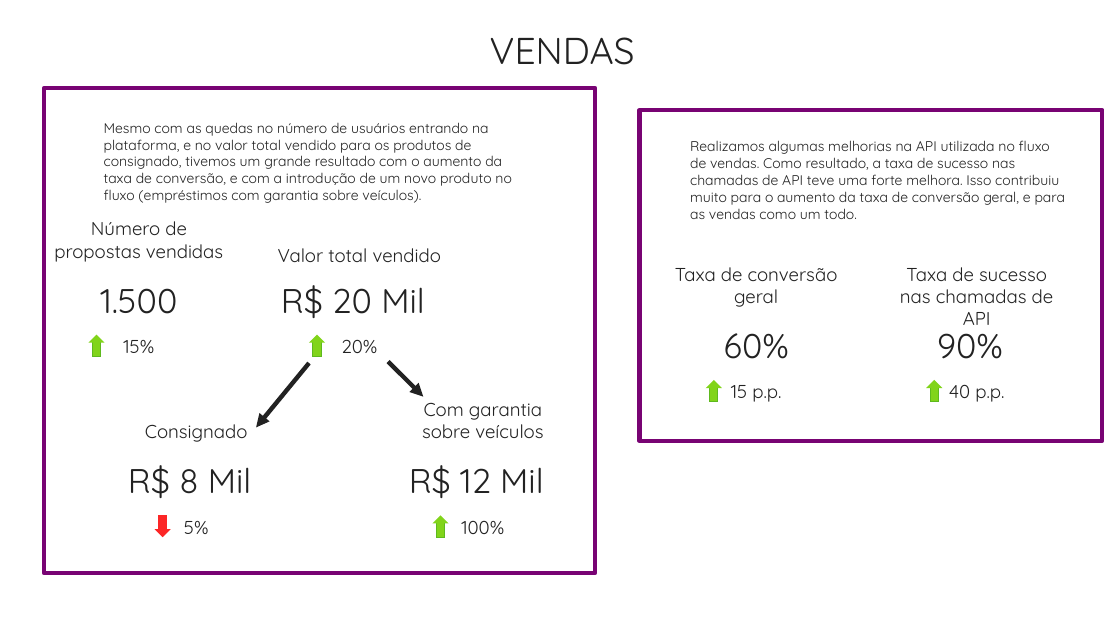
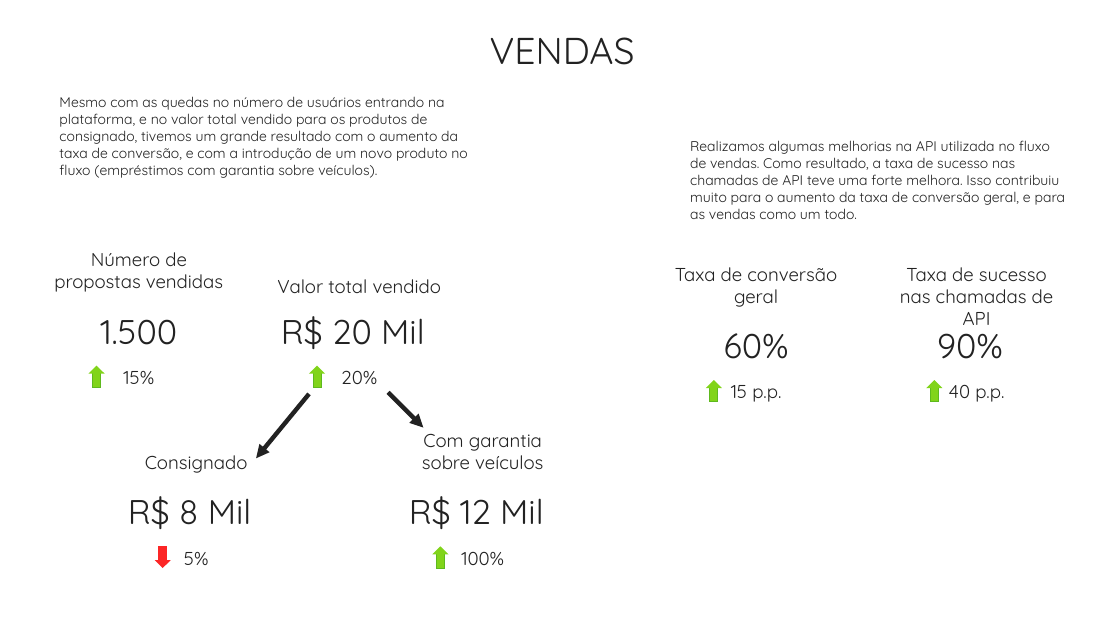
Before and after one commit to pedropark99/Personal-website, a slide deck: slide 3 of posts/2023/2023-01-20-storytelling/report-exemplo.pptx. Drawn at 1120x630 pixels with LibreOffice and Linux fonts; fonts in the diff are those of the drawing. Boxes give left, top, right and bottom in pixels: in the first picture for what was removed or moved away, otherwise in the second. Text is boxed around its words. In the diff, an @@ line names an element or a change of style, - is before the commit and + after.

```diff
--- a/posts/2023/2023-01-20-storytelling/report-exemplo.pptx
+++ b/posts/2023/2023-01-20-storytelling/report-exemplo.pptx
@@ rectangle removed at (x1=44, y1=88, x2=595, y2=573) @@
@@ text "Mesmo com as quedas no ..." moved from (x1=104, y1=122, x2=511, y2=203) to (x1=59, y1=96, x2=467, y2=178) @@
@@ rectangle removed at (x1=640, y1=110, x2=1102, y2=440) @@
@@ 12 texts, 4 freeform shapes, 4 rectangles, 2 arrows moved together from (x1=54, y1=221, x2=543, y2=538) to (x1=54, y1=252, x2=543, y2=568) @@
```
Also in this commit, not shown: 13 other files.
